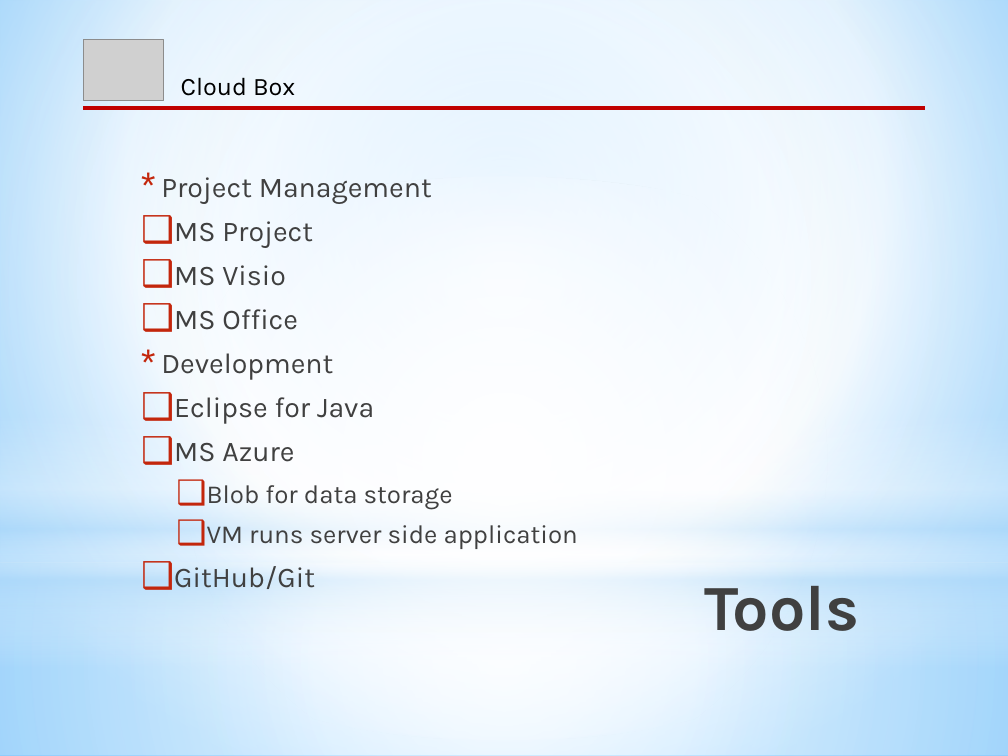
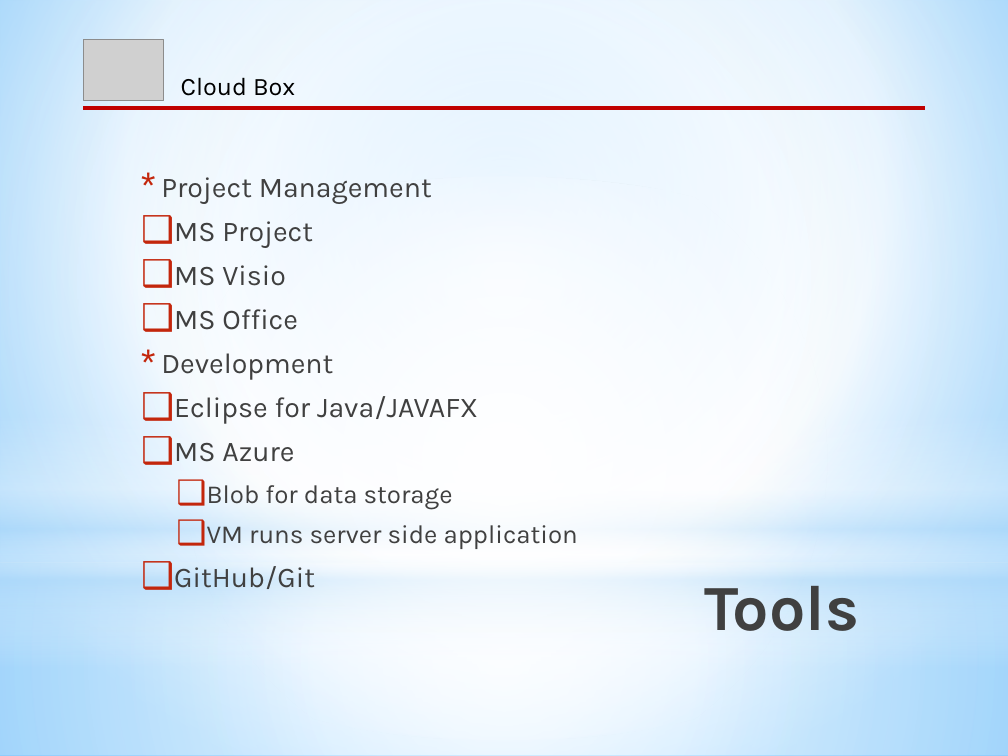
Before and after one commit to CICS525Project/DropboxImpl, a slide deck: slide 12 of Project Documentation/Cloud Box_ppt.pptx. Drawn at 1008x756 pixels with LibreOffice and Linux fonts; fonts in the diff are those of the drawing; grey boxes stand for pictures. Boxes give left, top, right and bottom in pixels: in the first picture for what was removed or moved away, otherwise in the second. Text is boxed around its words. In the diff, an @@ line names an element or a change of style, - is before the commit and + after.

```diff
--- a/Project Documentation/Cloud Box_ppt.pptx
+++ b/Project Documentation/Cloud Box_ppt.pptx
@@ text at (174,396,478,424): text changed @@
-❑ Eclipse for Java
+❑ Eclipse for Java/JAVAFX
```
Also in this commit, not shown: 2 other slides changed, 1 slide added.
